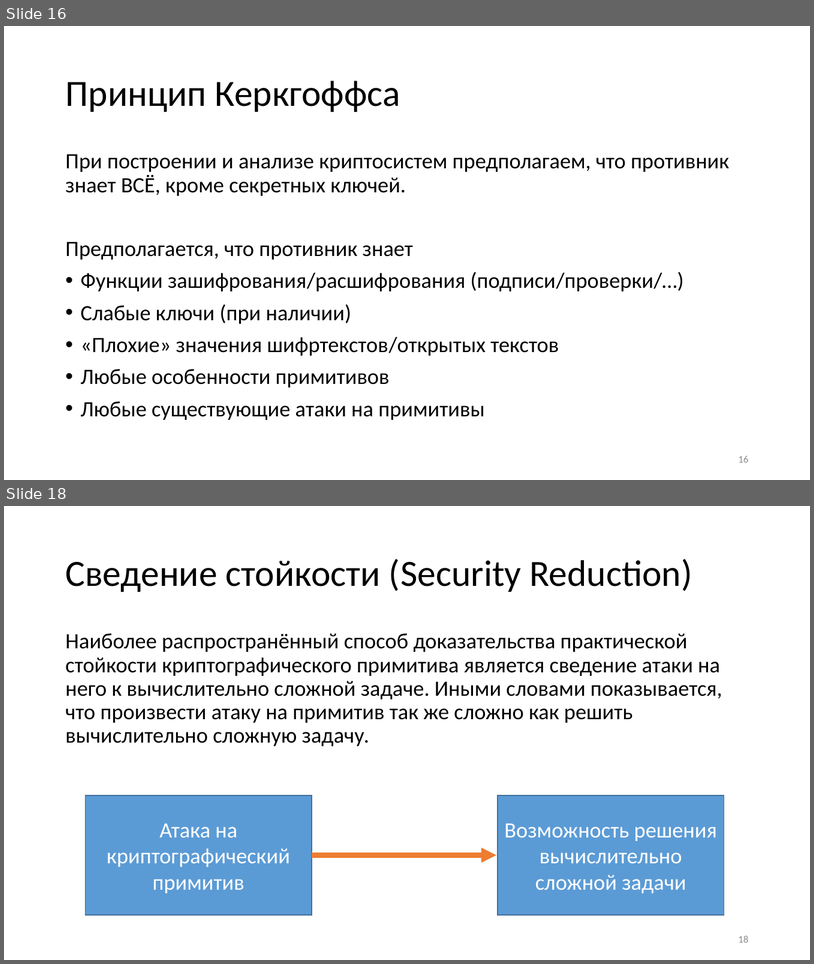
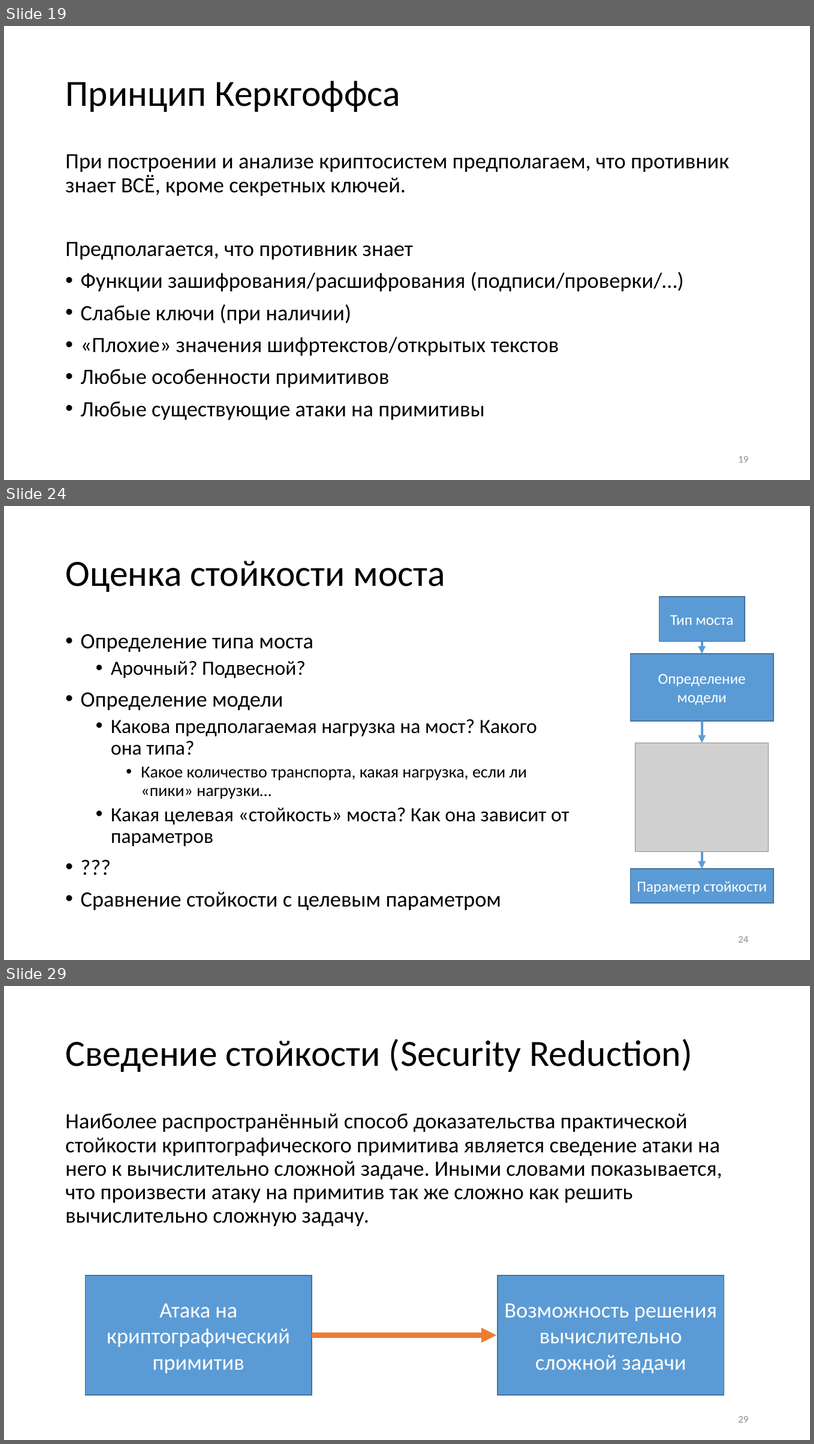
Before and after one commit to CryptoCourse/CryptoLectures, a slide deck: Lectures/Lecture1.pptx. Shown one above the other, each under a label of ours: slides 16 and 18 before the commit, slides 19, 24 and 29 after it; the slides between them are not shown. The pictures are 814x964 and 814x1444 pixels, drawn with LibreOffice and Linux fonts; fonts in the diff are those of the drawing; grey boxes stand for pictures. Boxes give left, top, right and bottom in pixels: in the first picture for what was removed or moved away, otherwise in the second. Text is boxed around its words. In the diff, an @@ line names an element or a change of style, - is before the commit and + after.

```diff
--- a/Lectures/Lecture1.pptx
+++ b/Lectures/Lecture1.pptx
@@ slide 24 added at <box>4,506,810,960</box>, background #FFFFFF @@
@@ title added at <box>65,561,446,592</box>, 44 pt, text #000000 @@
+Оценка стойкости моста
@@ rectangle added at <box>660,597,745,642</box>, fill #5B9BD5, outline #43739E 1 pt, 18 pt, text #FFFFFF @@
+Тип моста
@@ text added at <box>81,634,570,910</box>, 24 pt, text #000000 @@
+• Определение типа моста
+  • Арочный? Подвесной?
+• Определение модели
+  • Какова предполагаемая нагрузка на мост? Какого она типа?
+    • Какое количество транспорта, какая нагрузка, если ли «пики» нагрузки…
+  • Какая целевая «стойкость» моста? Как она зависит от параметров
+• ???
+• Сравнение стойкости с целевым параметром
@@ arrow added from (703, 642) to (703, 654), #5B9BD5 3 pt @@
@@ rectangle added at <box>631,654,773,721</box>, fill #5B9BD5, outline #43739E 1 pt, 18 pt, text #FFFFFF @@
+Определение модели
@@ arrow added from (703, 721) to (703, 742), #5B9BD5 3 pt @@
@@ picture added at <box>636,742,769,851</box> @@
@@ arrow added from (703, 851) to (703, 868), #5B9BD5 3 pt @@
@@ rectangle added at <box>631,868,773,903</box>, fill #5B9BD5, outline #43739E 1 pt, 18 pt, text #FFFFFF @@
+Параметр стойкости
@@ page number added at <box>738,936,749,942</box>, 12 pt, text #8C8C8C @@
+24
@@ what was slide 16 is now slide 19 @@
@@ page number at <box>738,456,749,462</box>: text changed @@
-16
+19
@@ what was slide 18 is now slide 29 @@
@@ page number at <box>738,1416,749,1422</box>: text changed @@
-18
+29
```
Also in this commit, not shown: 10 slides changed, 12 other slides added, 1 slide removed, 1 other file.
